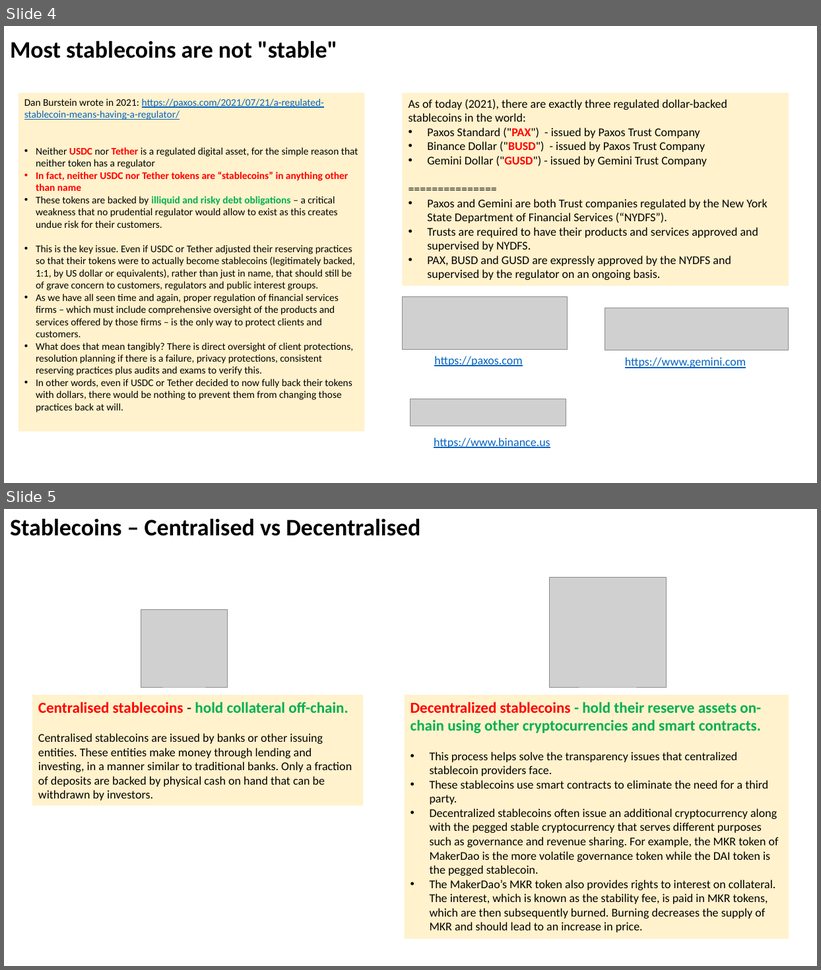
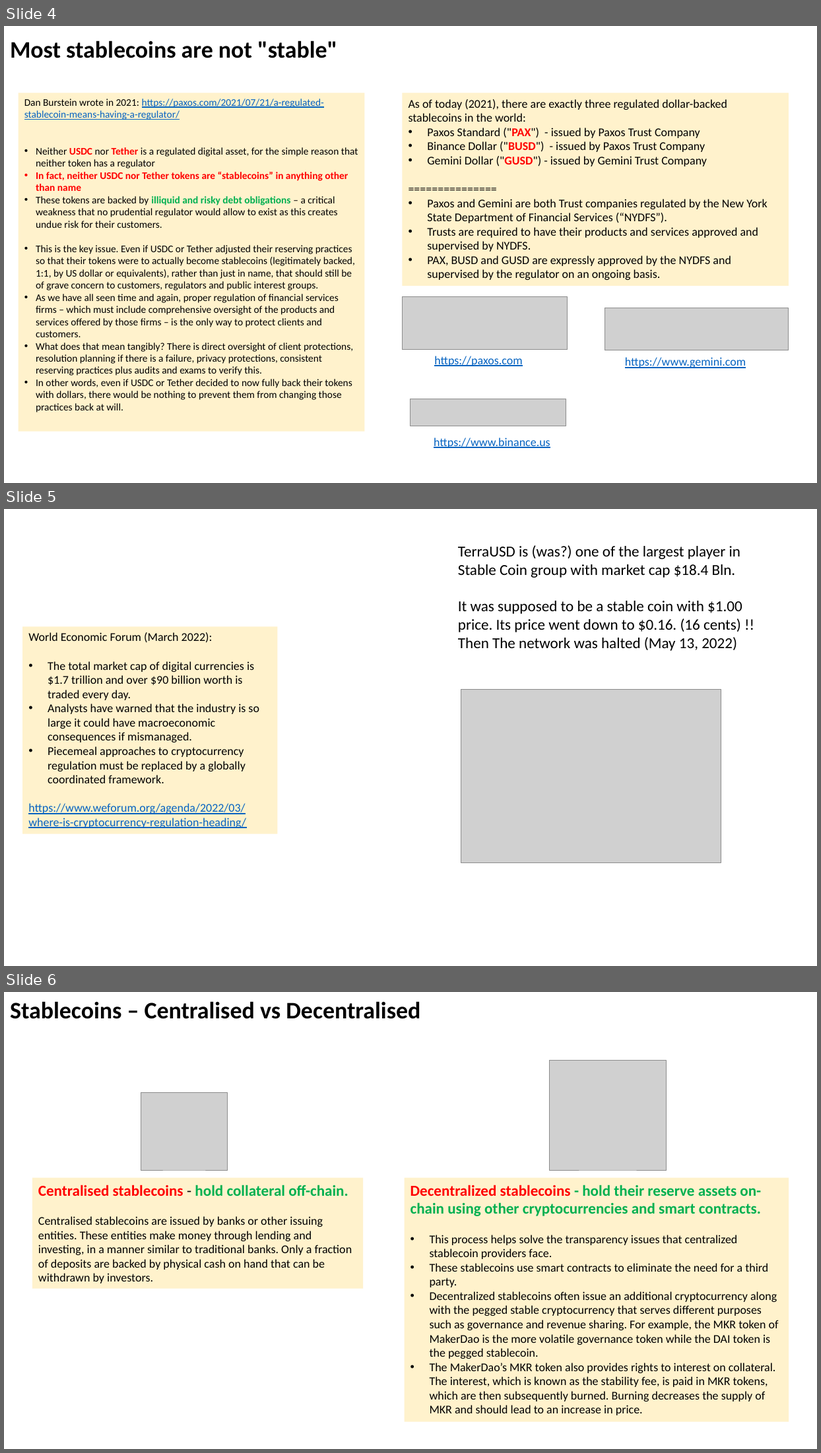
Before and after one commit to lselector/crypto, a slide deck: crypto_04_stable_coins.pptx. Shown one above the other, each under a label of ours: slides 4 and 5 before the commit, slides 4, 5 and 6 after it. The pictures are 821x970 and 821x1453 pixels, drawn with LibreOffice and Linux fonts; fonts in the diff are those of the drawing; grey boxes stand for pictures. Boxes give left, top, right and bottom in pixels: in the first picture for what was removed or moved away, otherwise in the second. Text is boxed around its words. In the diff, an @@ line names an element or a change of style, - is before the commit and + after.

```diff
--- a/crypto_04_stable_coins.pptx
+++ b/crypto_04_stable_coins.pptx
@@ slide 5 added at [4,509,817,966], background #FFFFFF @@
@@ text added at [458,545,743,651], 18 pt, text #000000 @@
+TerraUSD is (was?) one of the largest player in Stable Coin group with market cap $18.4 Bln.
+It was supposed to be a stable coin with $1.00 price. Its price went down to $0.16. (16 cents) !! Then The network was halted (May 13, 2022)
@@ rectangle added at [23,626,278,834], fill #FFF2CC, 14 pt, text #000000 @@
+World Economic Forum (March 2022):
+• The total market cap of digital currencies is $1.7 trillion and over $90 billion worth is traded every day.
+• Analysts have warned that the industry is so large it could have macroeconomic consequences if mismanaged.
+• Piecemeal approaches to cryptocurrency regulation must be replaced by a globally coordinated framework.
+https://www.weforum.org/agenda/2022/03/where-is-cryptocurrency-regulation-heading/
@@ picture added at [461,690,722,863] @@
@@ what was slide 5 is now slide 6 @@
```
Also in this commit, not shown: 2 slides changed.
